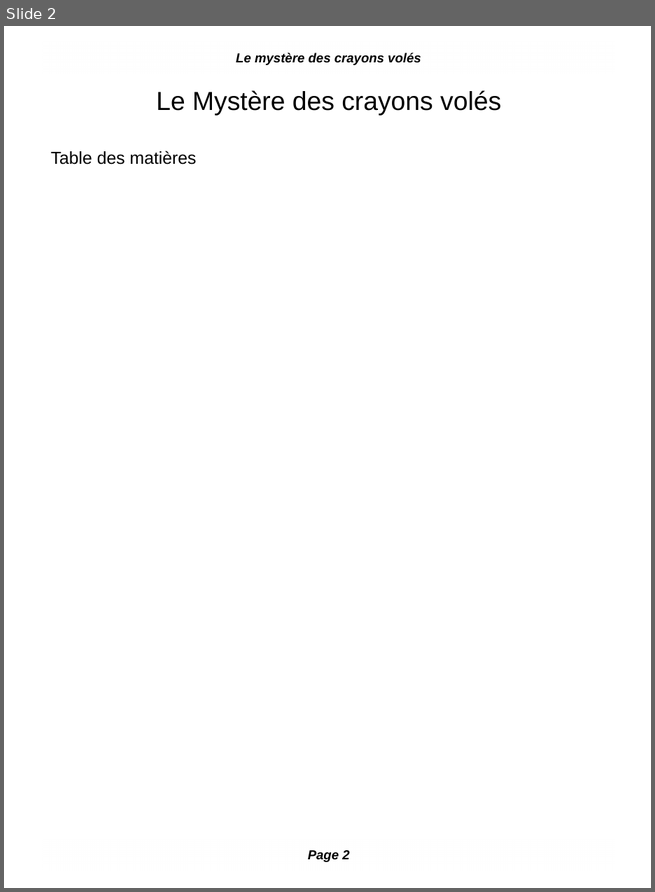
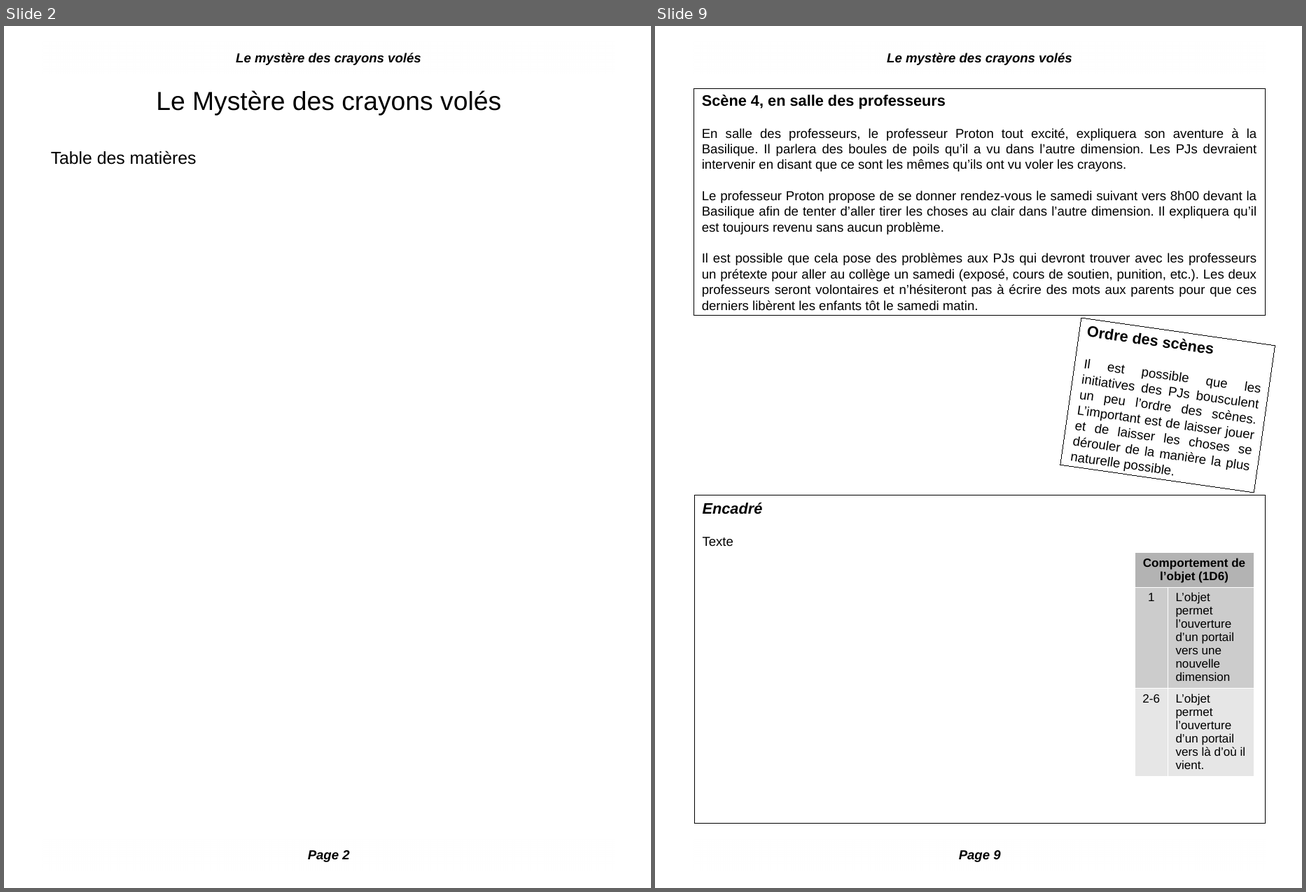
Before and after one commit to orey/D6-Dimensions, a slide deck: Le mystère des crayons volés/Le mystère des crayons volés.odp. Shown side by side, each under a label of ours: slide 2 before the commit, slides 2 and 9 after it; the slides between them are not shown. The pictures are 655x892 and 1306x892 pixels, drawn with LibreOffice and Linux fonts; fonts in the diff are those of the drawing; background and template pictures are left out. Boxes give left, top, right and bottom in pixels: in the first picture for what was removed or moved away, otherwise in the second. Text is boxed around its words. In the diff, an @@ line names an element or a change of style, - is before the commit and + after.

```diff
--- a/Le mystère des crayons volés/Le mystère des crayons volés.odp
+++ b/Le mystère des crayons volés/Le mystère des crayons volés.odp
@@ slide 9 added at (655,26,1302,888), background picture (left out) @@
@@ text added at (887,53,1072,65), 12 pt, text #000000, bold, italic @@
+Le mystère des crayons volés
@@ rectangle added at (694,88,1265,315), fill #FFFFFF, outline #000000 0 pt, 12 pt, text #000000 @@
+Scène 4, en salle des professeurs
+En salle des professeurs, le professeur Proton tout excité, expliquera son aventure à la Basilique. Il parlera des boules de poils qu’il a vu dans l’autre dimension. Les PJs devraient intervenir en disant que ce sont les mêmes qu’ils ont vu voler les crayons.
+Le professeur Proton propose de se donner rendez-vous le samedi suivant vers 8h00 devant la Basilique afin de tenter d’aller tirer les choses au clair dans l’autre dimension. Il expliquera qu’il est toujours revenu sans aucun problème.
+Il est possible que cela pose des problèmes aux PJs qui devront trouver avec les professeurs un prétexte pour aller au collège un samedi (exposé, cours de soutien, punition, etc.). Les deux professeurs seront volontaires et n’hésiteront pas à écrire des mots aux parents pour que ces derniers libèrent les enfants tôt le samedi matin.
@@ rectangle added at (1060,318,1275,493), fill #FFFFFF, outline #000000 0 pt, 12 pt, text #000000 @@
+Ordre des scènes
+Il est possible que les initiatives des PJs bousculent un peu l’ordre des scènes. L’important est de laisser jouer et de laisser les choses se dérouler de la manière la plus naturelle possible.
@@ rectangle added at (695,495,1265,824), fill #FFFFFF, outline #000000 0 pt, 14 pt, text #000000, bold, italic @@
+Encadré
+Texte
@@ table added at (1134,552,1253,776), 3 rows, 2 columns @@
+Comportement de l’objet (1D6) | 
+1 | L’objet permet l’ouverture d’un portail vers une nouvelle dimension
+2-6 | L’objet permet l’ouverture d’un portail vers là d’où il vient.
@@ text added at (959,851,1000,862), 12 pt, text #000000, bold, italic @@
+Page 9
```
Also in this commit, not shown: 5 slides changed, 1 other slide added, 1 other file.
